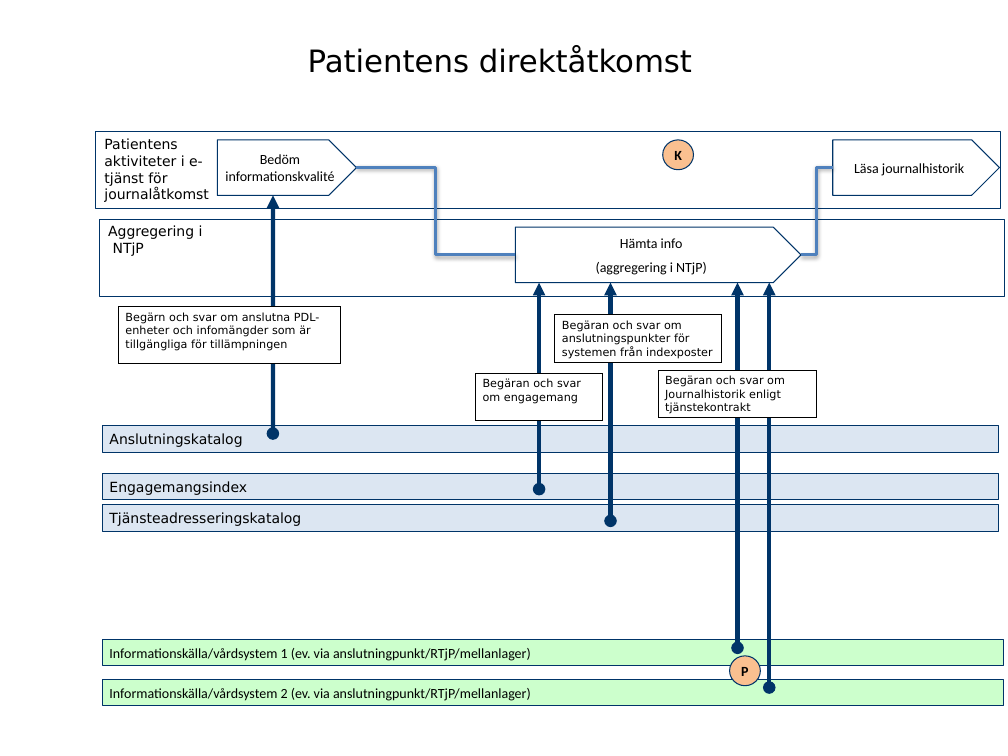
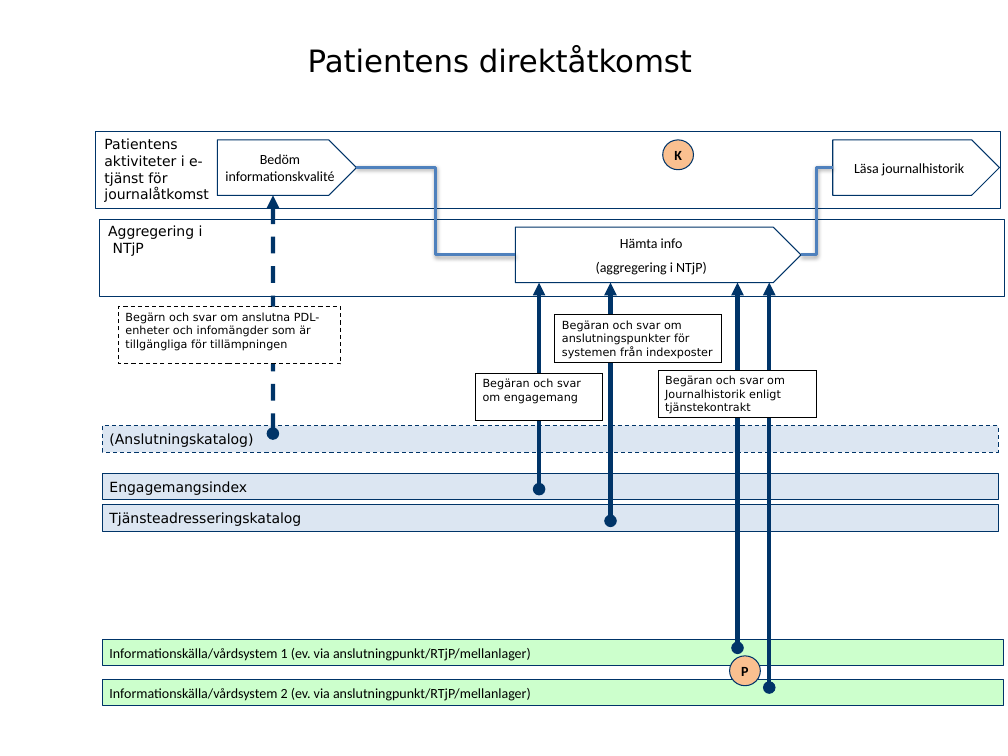
Before and after one commit to admstar/rivta, a slide deck: slide 4 of ServiceInteractions/riv/clinicalprocess/healthcond/actoutcome/trunk/docs/TD_clinicalprocess_healthcond_actoutcome.pptx. Drawn at 1008x756 pixels with LibreOffice and Linux fonts; fonts in the diff are those of the drawing; background and template pictures are left out. Boxes give left, top, right and bottom in pixels: in the first picture for what was removed or moved away, otherwise in the second. Text is boxed around its words. In the diff, an @@ line names an element or a change of style, - is before the commit and + after.

```diff
--- a/ServiceInteractions/riv/clinicalprocess/healthcond/actoutcome/trunk/docs/TD_clinicalprocess_healthcond_actoutcome.pptx
+++ b/ServiceInteractions/riv/clinicalprocess/healthcond/actoutcome/trunk/docs/TD_clinicalprocess_healthcond_actoutcome.pptx
@@ double arrow (273, 196) - (273, 433): stroke #003468 3 pt to #003468 3 pt dashed @@
@@ rectangle "Begärn och svar om anslutna ..." at [118,306,340,364]: outline #000000 0.75 pt to #000000 0.75 pt dashed @@
@@ rectangle "(Anslutningskatalog)" at [103,425,998,452]: outline #003468 0.75 pt to #003468 0.75 pt dashed @@
@@ text in rectangle at [109,433,253,447]: text changed @@
-Anslutningskatalog
+(Anslutningskatalog)
```
Also in this commit, not shown: 2 other slides changed, 9 other files.
